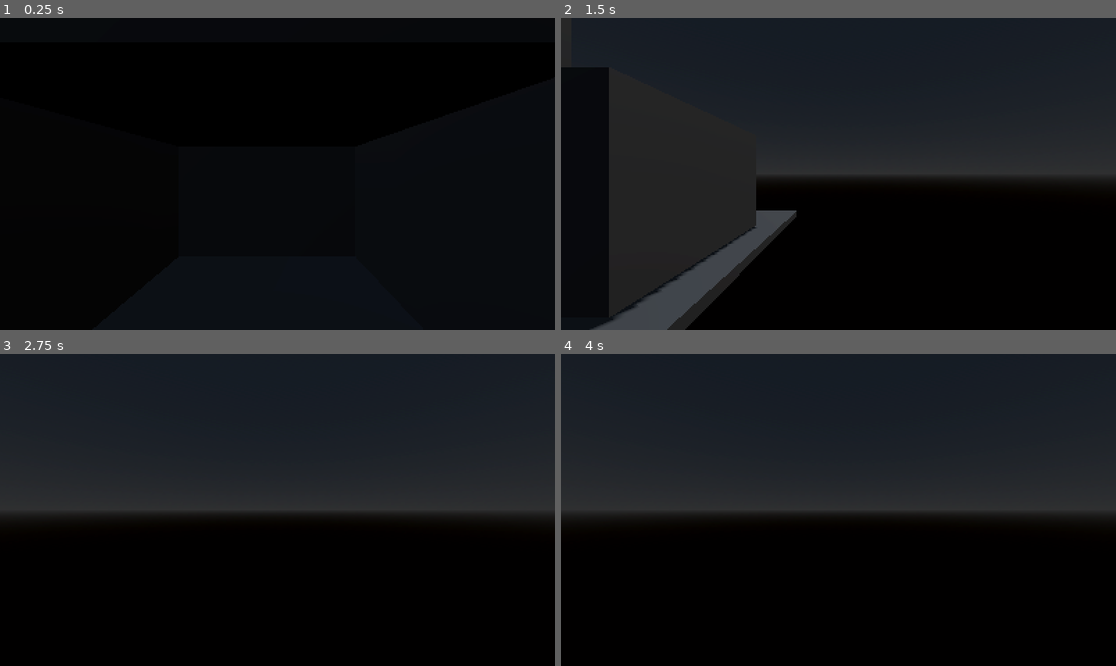
Above: before the commit, frames 1-4 (two rows, left to right).
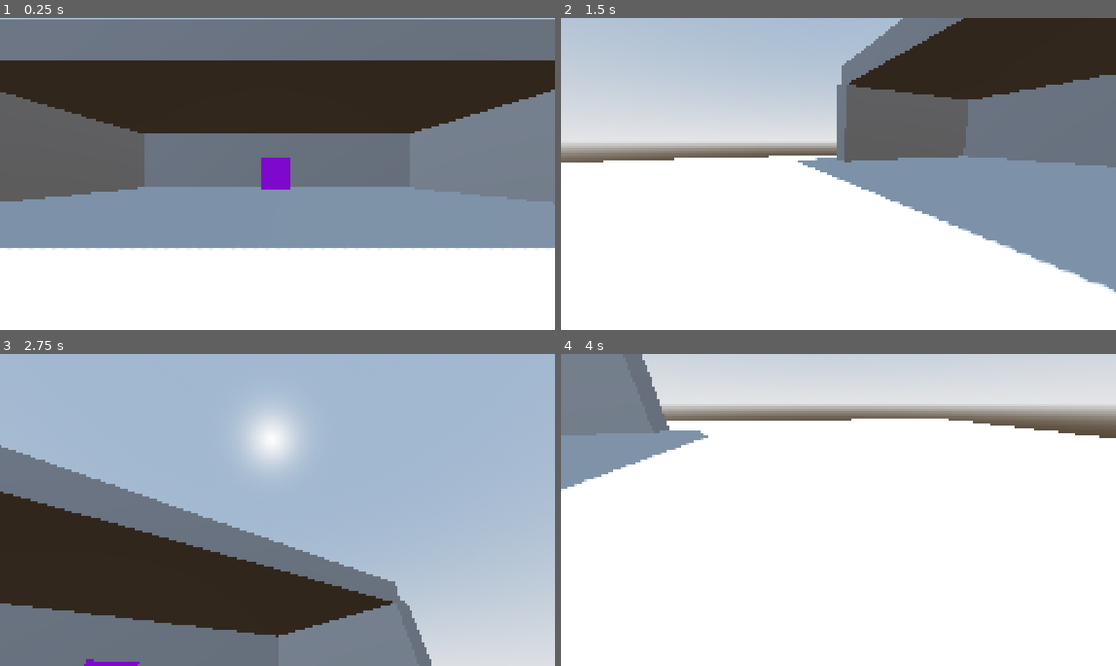
Above: after the commit, the same moments.

Repository: VaporeonLover28/Chrysopoeia
Game: Godot game, scene res://world.tscn
The game is run twice, just before and just after one commit, with the same random seed, the same clock (stepped at 60 frames per second) and the same inputs. Before the commit the project starts from res://game_world.tscn.
Inputs (mouse positions are in pixels of both pictures, inside the frame that each line leads up to):
- Up to frame 1 (0.25 s): no input
- Up to frame 2 (1.5 s): tap Enter (ui_accept) at 0.5, 0.77, 1.07 s; move the mouse to (960, 158) at 0.52 s; hold Right (ui_right) 0.53-1.28 s; tap A (a, bound only after the commit) at 0.6 s; tap D (d, bound only after the commit) at 0.8, 1.35 s; move the mouse to (727, 189) at 1.27 s; hold Down (ui_down) from 1.28 s (still down)
- Up to frame 3 (2.75 s): tap Enter (ui_accept) at 1.52, 1.82 s; tap E (e, bound only after the commit) at 1.55 s; move the mouse to (333, 441) at 2.02 s; release Down (ui_down) at 2.03 s; hold Right (ui_right) from 2.03 s (still down); hold E (e, bound only after the commit) from 2.03 s (still down); tap S (s, bound only after the commit) at 2.3 s
- Up to frame 4 (4 s): tap Enter (ui_accept) at 2.75, 3.02, 3.32, 3.5, 3.77 s; move the mouse to (810, 572) at 2.77 s; release Right (ui_right) at 2.78 s; release E (e, bound only after the commit) at 2.78 s; hold Up (ui_up) 2.78-3.53 s; tap S (s, bound only after the commit) at 2.85 s; tap Shift (shift, bound only after the commit) at 3.05 s; move the mouse to (1005, 556) at 3.52 s; hold Left (ui_left) from 3.53 s (still down); hold Shift (shift, bound only after the commit) from 3.53 s (still down); tap W (w, bound only after the commit) at 3.8 s

The runs differ from the first frame. In frame 1, 100% of the frame differs, in the area x 0-100%, y 0-100%; in frame 2, 97%; in frame 3, 99%; in frame 4, 100%.

Commit message:
projeto certo pog

Diff:
--- /dev/null
+++ b/interactable_object.gd
@@ -0,0 +1,6 @@
+extends Node3D; class_name InteractableObject
+
+
+
+func _interact():
+	print("oi")
--- /dev/null
+++ b/interactable_object_bs.tscn
@@ -0,0 +1,13 @@
+[gd_scene load_steps=3 format=3 uid="uid://cjvjkmgcoucsh"]
+
+[ext_resource type="Script" uid="uid://d3kiv4p05usnv" path="res://interactable_object.gd" id="1_tg5wq"]
+
+[sub_resource type="StandardMaterial3D" id="StandardMaterial3D_tg5wq"]
+albedo_color = Color(0.682353, 0, 1, 1)
+
+[node name="InteractableObjectBS" type="Node3D"]
+script = ExtResource("1_tg5wq")
+
+[node name="CSGBox3D" type="CSGBox3D" parent="."]
+use_collision = true
+material = SubResource("StandardMaterial3D_tg5wq")
--- a/player.gd
+++ b/player.gd
@@ -1,26 +1,67 @@
 extends CharacterBody3D
 
+@onready var camera: Camera3D = $Pivot/Camera
+@onready var pivot: Node3D = $Pivot
+@onready var ray_interection: RayCast3D = $Pivot/Camera/RayInterection
+
+
+@export var mouse_sensitivity: float = 0.005
 @export var speed : float = 5.0
-@export var jump_force : float = 4.5
+#run speed is speed * value, not the value
+@export var run_speed : float = 1
+
+#headbob vars
+@export var bob_freq : float = 1.5
+@export var bob_amp : float = 0.08
+var t_bob : float = 0.0
+
+func _unhandled_input(event): #event representa o evento do input
+	if event is InputEventMouseMotion: # se o jogador mover o mouse(prendemos ele na tela)
+		Input.set_mouse_mode(Input.MOUSE_MODE_CAPTURED)
+		pivot.rotate_y(-event.relative.x * mouse_sensitivity)
+		camera.rotate_x(-event.relative.y * mouse_sensitivity)
+		camera.rotation.x = clamp(camera.rotation.x, deg_to_rad(-70), deg_to_rad(70))
+
+
+
 
 func _physics_process(delta: float) -> void:
 	# Add the gravity.
 	if not is_on_floor():
 		velocity += get_gravity() * delta
 
-	# Handle jump.
-	if Input.is_action_just_pressed("ui_accept") and is_on_floor():
-		velocity.y = jump_force
+	if Input.is_action_pressed("shift"):
+		run_speed = 1.5
+	else:
+		run_speed = 1
 
 	# Get the input direction and handle the movement/deceleration.
 	# As good practice, you should replace UI actions with custom gameplay actions.
-	var input_dir := Input.get_vector("ui_left", "ui_right", "ui_up", "ui_down")
-	var direction := (transform.basis * Vector3(input_dir.x, 0, input_dir.y)).normalized()
+	var input := Input.get_vector("a", "d", "w", "s")
+	var direction = (pivot.transform.basis * Vector3(input.x, 0, input.y)).normalized()
 	if direction:
-		velocity.x = direction.x * speed
-		velocity.z = direction.z * speed
+		velocity.x = direction.x * speed * run_speed
+		velocity.z = direction.z * speed * run_speed
 	else:
 		velocity.x = move_toward(velocity.x, 0, speed)
 		velocity.z = move_toward(velocity.z, 0, speed)
 
+	#headbob
+	t_bob += delta * velocity.length() * float(is_on_floor())
+	camera.transform.origin = _headbob(t_bob)
+
+	if Input.is_action_pressed("e"):
+		_interact_object()
+
 	move_and_slide()
+
+func _headbob(time) -> Vector3:
+	var pos = Vector3.ZERO
+	pos.y = sin(time * bob_freq) * bob_amp
+	pos.x = cos(time * bob_freq / 2) * bob_amp
+	return pos
+
+func _interact_object():
+	var object_chosen = ray_interection.get_collider()
+	if object_chosen != null and object_chosen is InteractableObject:
+		object_chosen._interact()
--- a/player.tscn
+++ b/player.tscn
@@ -1,42 +1,40 @@
-[gd_scene load_steps=9 format=3 uid="uid://ccrixd463btyn"]
+[gd_scene load_steps=7 format=3 uid="uid://dsp27d25mg6bh"]
 
-[ext_resource type="Script" uid="uid://belce67ywjqi1" path="res://player.gd" id="1_02ohv"]
-[ext_resource type="Shader" uid="uid://cvnbjonmqk6pa" path="res://pixel_quantize.gdshader" id="2_onrkg"]
-[ext_resource type="Script" uid="uid://c3h1cstajbjig" path="res://shader_quad.gd" id="3_i3pqv"]
+[ext_resource type="Shader" uid="uid://dpaxcw8k1au0y" path="res://pixel_quantize.gdshader" id="1_4flbx"]
+[ext_resource type="Script" uid="uid://g774yke4vius" path="res://player.gd" id="1_i3pqv"]
+[ext_resource type="Script" uid="uid://c2jcx166ph62q" path="res://shader_quad.gd" id="2_onrkg"]
 
-[sub_resource type="CapsuleShape3D" id="CapsuleShape3D_tfo3t"]
+[sub_resource type="CapsuleShape3D" id="CapsuleShape3D_sh265"]
 
-[sub_resource type="Gradient" id="Gradient_i3pqv"]
-
-[sub_resource type="GradientTexture1D" id="GradientTexture1D_hqtel"]
-gradient = SubResource("Gradient_i3pqv")
-
-[sub_resource type="ShaderMaterial" id="ShaderMaterial_i3pqv"]
+[sub_resource type="ShaderMaterial" id="ShaderMaterial_onrkg"]
 render_priority = 0
-shader = ExtResource("2_onrkg")
+shader = ExtResource("1_4flbx")
 shader_parameter/TwixelAngle = 0.0
-shader_parameter/PixelSize = 2.0
+shader_parameter/PixelSize = 3.5
 shader_parameter/FogColor = Color(0, 0, 0, 1)
 shader_parameter/FogStart = 25.0
 shader_parameter/FogEnd = 300.0
 shader_parameter/Quantize = false
-shader_parameter/PaletteTexture = SubResource("GradientTexture1D_hqtel")
 
-[sub_resource type="QuadMesh" id="QuadMesh_4flbx"]
-material = SubResource("ShaderMaterial_i3pqv")
+[sub_resource type="QuadMesh" id="QuadMesh_i3pqv"]
+material = SubResource("ShaderMaterial_onrkg")
 
 [node name="Player" type="CharacterBody3D"]
-script = ExtResource("1_02ohv")
+script = ExtResource("1_i3pqv")
 
-[node name="PlayerCollision" type="CollisionShape3D" parent="."]
-shape = SubResource("CapsuleShape3D_tfo3t")
+[node name="CollisionShape3D" type="CollisionShape3D" parent="."]
+shape = SubResource("CapsuleShape3D_sh265")
 
 [node name="Pivot" type="Node3D" parent="."]
 
-[node name="Cam" type="Camera3D" parent="Pivot"]
-transform = Transform3D(1, 0, 0, 0, 1, 0, 0, 0, 1, 0, 0.506911, 0)
+[node name="Camera" type="Camera3D" parent="Pivot"]
+transform = Transform3D(1, 0, 0, 0, 1, 0, 0, 0, 1, 0, 0.5, 0)
 
-[node name="Shader_Quad" type="MeshInstance3D" parent="Pivot/Cam"]
+[node name="Shader_Quad" type="MeshInstance3D" parent="Pivot/Camera"]
 transform = Transform3D(1, 0, 0, 0, 1, 0, 0, 0, 1, 0, 0, -0.06)
-mesh = SubResource("QuadMesh_4flbx")
-script = ExtResource("3_i3pqv")
+visible = false
+mesh = SubResource("QuadMesh_i3pqv")
+script = ExtResource("2_onrkg")
+
+[node name="RayInterection" type="RayCast3D" parent="Pivot/Camera"]
+target_position = Vector3(0, 0, -2)
--- a/project.godot
+++ b/project.godot
@@ -2,10 +2,73 @@
 
 [application]
 
-config/name="teste fudido swmh"
-run/main_scene="uid://cwtpfym7elemt"
-config/features=PackedStringArray("4.4", "Forward Plus")
+config/name="Shadow Wizard Money House"
+run/main_scene="uid://ifr6x47walau"
+config/features=PackedStringArray("4.4", "GL Compatibility")
 config/icon="res://icon.svg"
+
+[input]
+
+w={
+"deadzone": 0.2,
+"events": [Object(InputEventKey,"resource_local_to_scene":false,"resource_name":"","device":-1,"window_id":0,"alt_pressed":false,"shift_pressed":false,"ctrl_pressed":false,"meta_pressed":false,"pressed":false,"keycode":0,"physical_keycode":87,"key_label":0,"unicode":119,"location":0,"echo":false,"script":null)
+]
+}
+a={
+"deadzone": 0.2,
+"events": [Object(InputEventKey,"resource_local_to_scene":false,"resource_name":"","device":-1,"window_id":0,"alt_pressed":false,"shift_pressed":false,"ctrl_pressed":false,"meta_pressed":false,"pressed":false,"keycode":0,"physical_keycode":65,"key_label":0,"unicode":97,"location":0,"echo":false,"script":null)
+]
+}
+s={
+"deadzone": 0.2,
+"events": [Object(InputEventKey,"resource_local_to_scene":false,"resource_name":"","device":-1,"window_id":0,"alt_pressed":false,"shift_pressed":false,"ctrl_pressed":false,"meta_pressed":false,"pressed":false,"keycode":0,"physical_keycode":83,"key_label":0,"unicode":115,"location":0,"echo":false,"script":null)
+]
+}
+d={
+"deadzone": 0.2,
+"events": [Object(InputEventKey,"resource_local_to_scene":false,"resource_name":"","device":-1,"window_id":0,"alt_pressed":false,"shift_pressed":false,"ctrl_pressed":false,"meta_pressed":false,"pressed":false,"keycode":0,"physical_keycode":68,"key_label":0,"unicode":100,"location":0,"echo":false,"script":null)
+]
+}
+f={
+"deadzone": 0.2,
+"events": [Object(InputEventKey,"resource_local_to_scene":false,"resource_name":"","device":-1,"window_id":0,"alt_pressed":false,"shift_pressed":false,"ctrl_pressed":false,"meta_pressed":false,"pressed":false,"keycode":0,"physical_keycode":70,"key_label":0,"unicode":102,"location":0,"echo":false,"script":null)
+]
+}
+enter={
+"deadzone": 0.2,
+"events": [Object(InputEventKey,"resource_local_to_scene":false,"resource_name":"","device":-1,"window_id":0,"alt_pressed":false,"shift_pressed":false,"ctrl_pressed":false,"meta_pressed":false,"pressed":false,"keycode":0,"physical_keycode":4194309,"key_label":0,"unicode":0,"location":0,"echo":false,"script":null)
+]
+}
+e={
+"deadzone": 0.2,
+"events": [Object(InputEventKey,"resource_local_to_scene":false,"resource_name":"","device":-1,"window_id":0,"alt_pressed":false,"shift_pressed":false,"ctrl_pressed":false,"meta_pressed":false,"pressed":false,"keycode":0,"physical_keycode":69,"key_label":0,"unicode":101,"location":0,"echo":false,"script":null)
+]
+}
+space={
+"deadzone": 0.2,
+"events": [Object(InputEventKey,"resource_local_to_scene":false,"resource_name":"","device":-1,"window_id":0,"alt_pressed":false,"shift_pressed":false,"ctrl_pressed":false,"meta_pressed":false,"pressed":false,"keycode":0,"physical_keycode":32,"key_label":0,"unicode":32,"location":0,"echo":false,"script":null)
+]
+}
+esc={
+"deadzone": 0.2,
+"events": [Object(InputEventKey,"resource_local_to_scene":false,"resource_name":"","device":-1,"window_id":0,"alt_pressed":false,"shift_pressed":false,"ctrl_pressed":false,"meta_pressed":false,"pressed":false,"keycode":0,"physical_keycode":4194305,"key_label":0,"unicode":0,"location":0,"echo":false,"script":null)
+]
+}
+click={
+"deadzone": 0.2,
+"events": [Object(InputEventMouseButton,"resource_local_to_scene":false,"resource_name":"","device":-1,"window_id":0,"alt_pressed":false,"shift_pressed":false,"ctrl_pressed":false,"meta_pressed":false,"button_mask":0,"position":Vector2(0, 0),"global_position":Vector2(0, 0),"factor":1.0,"button_index":1,"canceled":false,"pressed":false,"double_click":false,"script":null)
+]
+}
+q={
+"deadzone": 0.2,
+"events": [Object(InputEventKey,"resource_local_to_scene":false,"resource_name":"","device":-1,"window_id":0,"alt_pressed":false,"shift_pressed":false,"ctrl_pressed":false,"meta_pressed":false,"pressed":false,"keycode":0,"physical_keycode":81,"key_label":0,"unicode":113,"location":0,"echo":false,"script":null)
+]
+}
+shift={
+"deadzone": 0.2,
+"events": [Object(InputEventKey,"resource_local_to_scene":false,"resource_name":"","device":-1,"window_id":0,"alt_pressed":false,"shift_pressed":false,"ctrl_pressed":false,"meta_pressed":false,"pressed":false,"keycode":0,"physical_keycode":4194325,"key_label":0,"unicode":0,"location":0,"echo":false,"script":null)
+]
+}
 
 [rendering]
 
--- /dev/null
+++ b/world.tscn
@@ -0,0 +1,54 @@
+[gd_scene load_steps=6 format=3 uid="uid://ifr6x47walau"]
+
+[ext_resource type="PackedScene" uid="uid://dsp27d25mg6bh" path="res://player.tscn" id="1_f3sb7"]
+[ext_resource type="PackedScene" uid="uid://cjvjkmgcoucsh" path="res://interactable_object_bs.tscn" id="2_fj7yv"]
+
+[sub_resource type="ProceduralSkyMaterial" id="ProceduralSkyMaterial_37kl0"]
+sky_horizon_color = Color(0.662243, 0.671743, 0.686743, 1)
+ground_horizon_color = Color(0.662243, 0.671743, 0.686743, 1)
+
+[sub_resource type="Sky" id="Sky_8uh7m"]
+sky_material = SubResource("ProceduralSkyMaterial_37kl0")
+
+[sub_resource type="Environment" id="Environment_6uqi0"]
+background_mode = 2
+sky = SubResource("Sky_8uh7m")
+tonemap_mode = 2
+
+[node name="World" type="Node3D"]
+
+[node name="WorldEnvironment" type="WorldEnvironment" parent="."]
+environment = SubResource("Environment_6uqi0")
+
+[node name="DirectionalLight3D" type="DirectionalLight3D" parent="."]
+transform = Transform3D(-0.866023, -0.433016, 0.250001, 0, 0.499998, 0.866027, -0.500003, 0.749999, -0.43301, 0, 0, 0)
+shadow_enabled = true
+
+[node name="CSGCombiner3D" type="CSGCombiner3D" parent="."]
+use_collision = true
+
+[node name="floor" type="CSGBox3D" parent="CSGCombiner3D"]
+transform = Transform3D(1, 0, 0, 0, 1, 0, 0, 0, 1, 0, -0.5, 0)
+size = Vector3(30, 1, 30)
+
+[node name="wall1" type="CSGBox3D" parent="CSGCombiner3D"]
+transform = Transform3D(1, 0, 0, 0, 1, 0, 0, 0, 1, -10, 2, -5)
+size = Vector3(1, 4, 10)
+
+[node name="wall2" type="CSGBox3D" parent="CSGCombiner3D"]
+transform = Transform3D(1, 0, 0, 0, 1, 0, 0, 0, 1, 10, 2, -5)
+size = Vector3(1, 4, 10)
+
+[node name="wall3" type="CSGBox3D" parent="CSGCombiner3D"]
+transform = Transform3D(1, 0, 0, 0, 1, 0, 0, 0, 1, 0, 2, -10)
+size = Vector3(20, 4, 1)
+
+[node name="roof" type="CSGBox3D" parent="CSGCombiner3D"]
+transform = Transform3D(1, 0, 0, 0, 1, 0, 0, 0, 1, 0, 4.34133, -5)
+size = Vector3(20, 1, 10)
+
+[node name="Player" parent="." instance=ExtResource("1_f3sb7")]
+transform = Transform3D(1, 0, 0, 0, 1, 0, 0, 0, 1, 0, 1, 5.0745)
+
+[node name="InteractableObjectBS" parent="." instance=ExtResource("2_fj7yv")]
+transform = Transform3D(1, 0, 0, 0, 1, 0, 0, 0, 1, 0, 1, -2.28799)
Not shown, changed: icon.svg.import
Not shown, added: interactable_object.gd.uid
Not shown, changed: pixel_quantize.gdshader.uid
Not shown, changed: player.gd.uid
Not shown, changed: shader_quad.gd.uid
Not shown, removed: novo-projeto-de-jogo.zip
